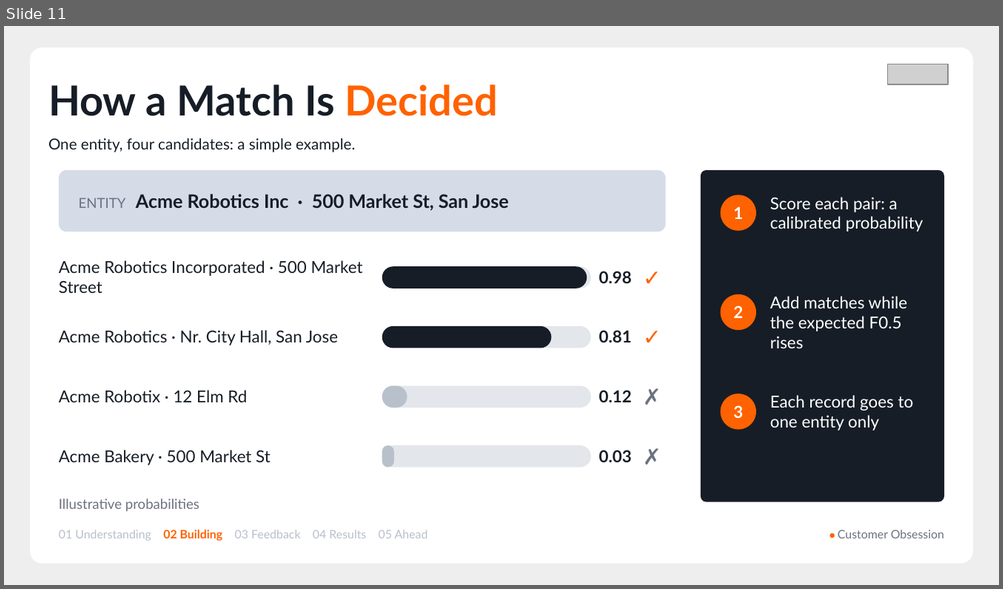
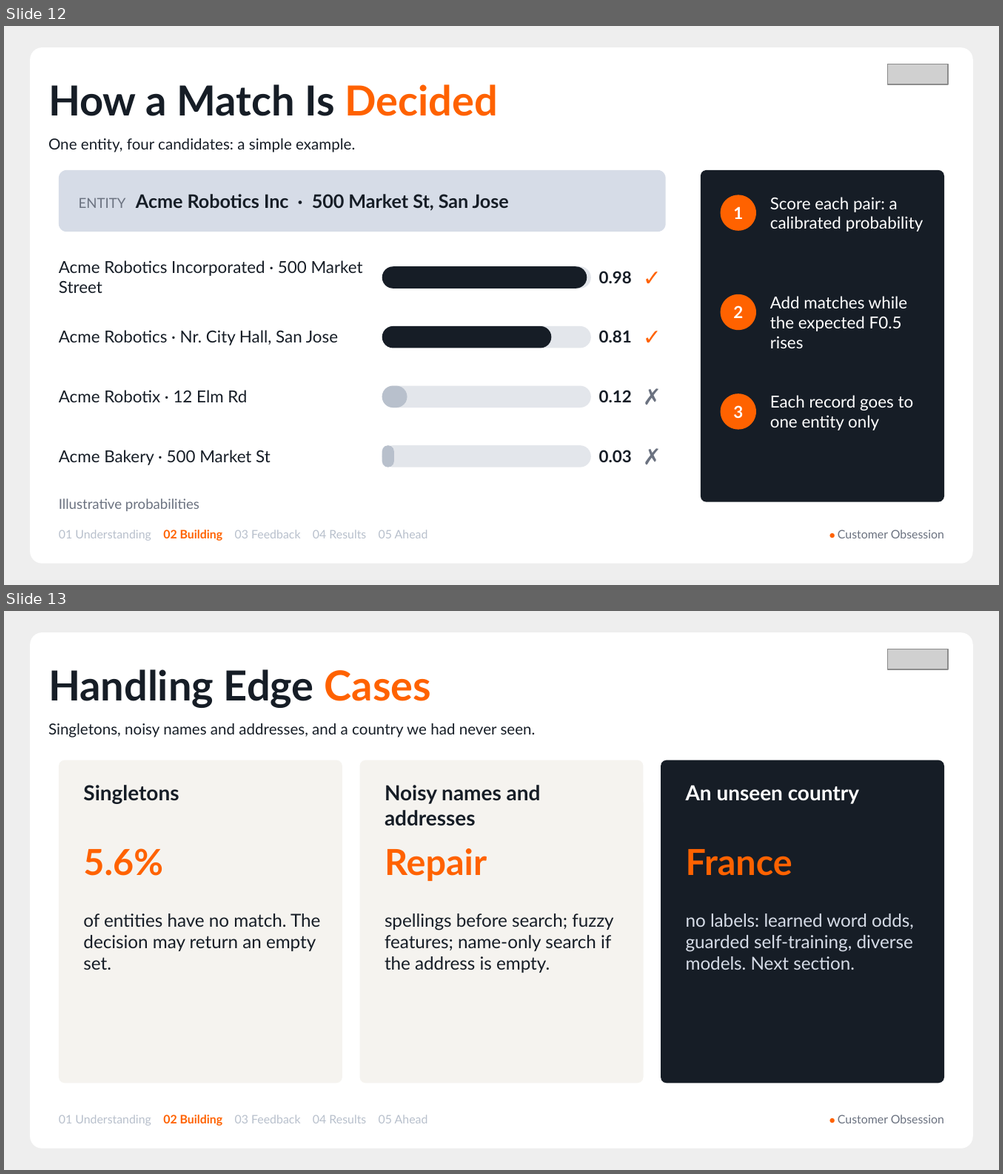
Before and after one commit to AmeyaBorkar/Grenuke, a slide deck: finale/Grenuke_Finale_Deck.pptx. Shown one above the other, each under a label of ours: slide 11 before the commit, slides 12 and 13 after it. The pictures are 1003x589 and 1003x1174 pixels, drawn with LibreOffice and Linux fonts; fonts in the diff are those of the drawing; grey boxes stand for pictures. Boxes give left, top, right and bottom in pixels: in the first picture for what was removed or moved away, otherwise in the second. Text is boxed around its words. In the diff, an @@ line names an element or a change of style, - is before the commit and + after.

Commit message:
docs(finale): deck v4 covers every topic in the organisers' guidelines
Adds features for noisy records, handling edge cases (singletons, noisy names and addresses, the unseen country) and how we measured (holdout, paired bootstrap, precision 99.9% vs recall 97.5%); names the three sources and our framing; lessons as worked / didn't / differently; zoomed chart scales labelled; script about 8.5-9 minutes. Validator PASS.

```diff
--- a/finale/Grenuke_Finale_Deck.pptx
+++ b/finale/Grenuke_Finale_Deck.pptx
@@ slide 13 added at <box>4,611,999,1170</box>, background #EEEEEE @@
@@ rounded rectangle added at <box>30,633,973,1149</box>, fill #FFFFFF @@
@@ picture added at <box>887,649,948,669</box> @@
@@ text added at <box>48,669,535,738</box>, 11 pt, text #161D26 @@
+Handling Edge Cases
+Singletons, noisy names and addresses, and a country we had never seen.
@@ rounded rectangle added at <box>59,760,342,1083</box>, fill #F5F3EF @@
@@ rounded rectangle added at <box>360,760,643,1083</box>, fill #F5F3EF @@
@@ rounded rectangle added at <box>660,760,944,1083</box>, fill #161D26 @@
@@ text added at <box>83,785,179,804</box>, 15 pt, text #161D26, bold @@
+Singletons
@@ text added at <box>384,785,540,826</box>, 15 pt, text #161D26, bold @@
+Noisy names and addresses
@@ text added at <box>686,785,859,804</box>, 15 pt, text #FFFFFF, bold @@
+An unseen country
@@ text added at <box>83,849,163,876</box>, 26 pt, text #FF6200, bold @@
+5.6%
@@ text added at <box>384,849,486,881</box>, 26 pt, text #FF6200, bold @@
+Repair
@@ text added at <box>686,849,792,876</box>, 26 pt, text #FF6200, bold @@
+France
@@ text added at <box>83,914,320,970</box>, 13 pt, text #161D26 @@
+of entities have no match. The decision may return an empty set.
@@ text added at <box>384,914,613,973</box>, 13 pt, text #161D26 @@
+spellings before search; fuzzy features; name-only search if the address is empty.
@@ text added at <box>686,914,913,970</box>, 13 pt, text #D6DCE7 @@
+no labels: learned word odds, guarded self-training, diverse models. Next section.
@@ text added at <box>59,1115,428,1126</box>, 8.5 pt, text #B8C0CC @@
+01 Understanding 02 Building 03 Feedback 04 Results 05 Ahead
@@ text added at <box>837,1115,944,1124</box>, 8.5 pt, text #6B7280 @@
+● Customer Obsession
@@ what was slide 11 is now slide 12 @@
```
Also in this commit, not shown: 5 slides changed, 2 other slides added, 2 other files.
